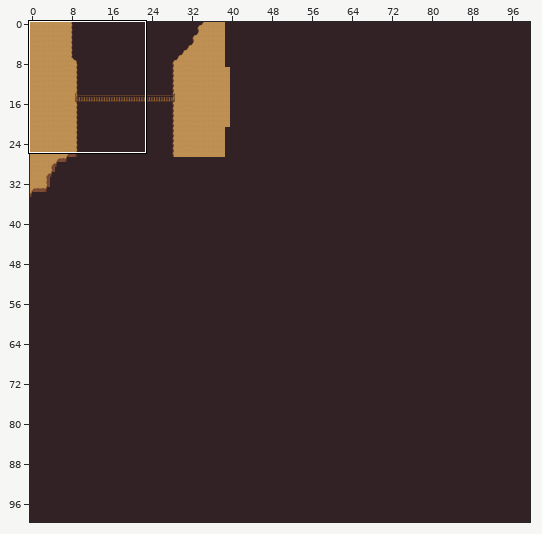
Two versions of a level (Tiled map, Some2DRPG/Some2DRPGContent/Maps/mountains_example.tmx). Above: a wide view before the commit, with the close-up outlined.
Close-up. The starting point:
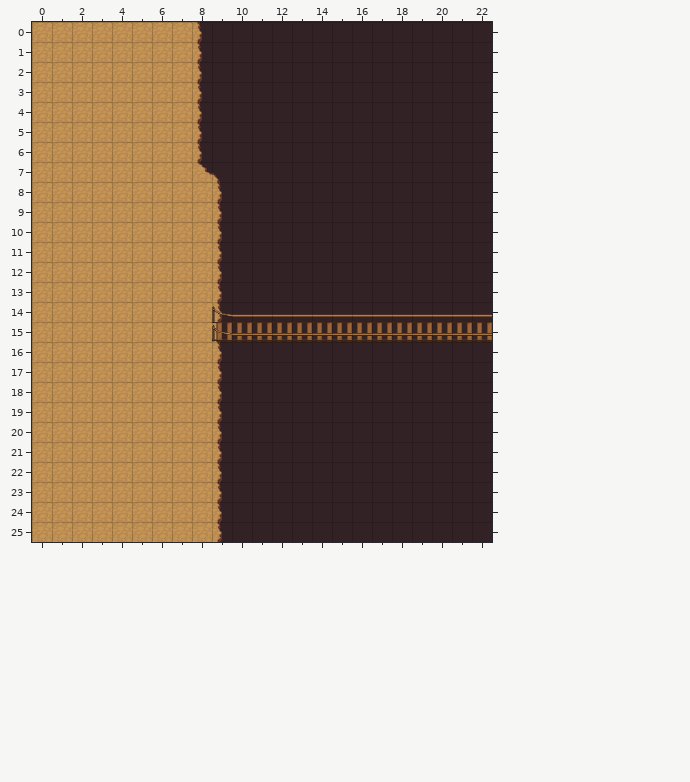
Cells are 32x32 px. Shown: x 0..22, y 0..25. The commit also changed other parts of the map, which this record leaves out.
Now the later version:
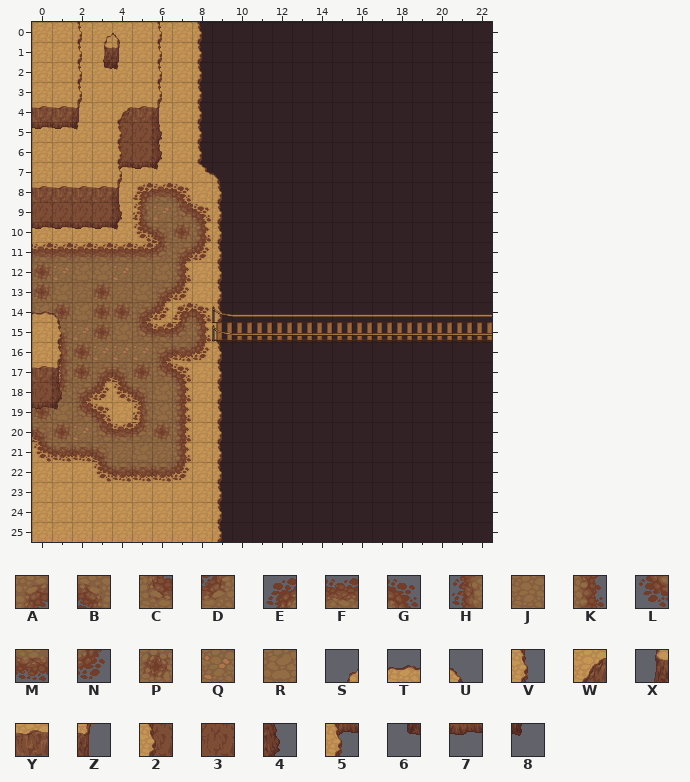
Key: from "dirt2": A 1, B 2, C 4, D 5, E 6, F 7, G 8, H 9, J 10, K 11, L 12, M 13, N 14, P 15, Q 16, R 17; from "mountains": S 5, T 6, U 7, V 19, W 21, X 29, Y 30, Z 31, 2 33, 3 42, 4 43, 5 45, 6 53, 7 54, 8 55.
_ is an empty cell, . an unchanged one.
Tiles of an added or newly shown layer are drawn over the layers below it.
The edit:
--- layer "Path" (added)
@@ x 0..8 @@
- 8 .....___.
- 9 .....____
-10 .....____
-11 _________
-12 ________.
-13 ________.
-14 _________
-15 .________
-16 .________
-17 ._______.
-18 ._______.
-19 ____.___.
-20 ________.
-21 ________.
-22 ..._____.
+ 8 .....EFG.
+ 9 .....HQCG
+10 .....LBPK
+11 FFFFFFDAN
+12 PQRRQJRK.
+13 PRJPJRAN.
+14 RPRPPANEG
+15 .BQPRCFDK
+16 .HPQQQAMN
+17 .HPABPCG.
+18 .DANLBRK.
+19 PRCG.HRK.
+20 BPQCFDPK.
+21 LMMBJRJK.
+22 ...LMMMN.
--- layer "Mountains" (added)
@@ x 0..6 @@
- 0 ..___._
- 1 ..___._
- 2 ..___._
- 3 .._..._
- 4 ___.___
- 5 ___.___
- 6 ....___
- 7 ....___
- 8 _____..
- 9 _____..
-10 _____..
+ 0 ..VSU.V
+ 1 ..VXZ.V
+ 2 ..V68.V
+ 3 ..V...V
+ 4 YYZ.WYZ
+ 5 778.234
+ 6 ....234
+ 7 ....578
+ 8 YYYYZ..
+ 9 33334..
+10 77778..
@@ x 0..1 @@
-14 __
-15 ._
-16 ._
-17 __
-18 __
-19 __
+14 TU
+15 .V
+16 .V
+17 YZ
+18 34
+19 78
Pixel boxes of the changes (left, top, right, bottom) in both close-ups:
added: (32, 22, 211, 482)
